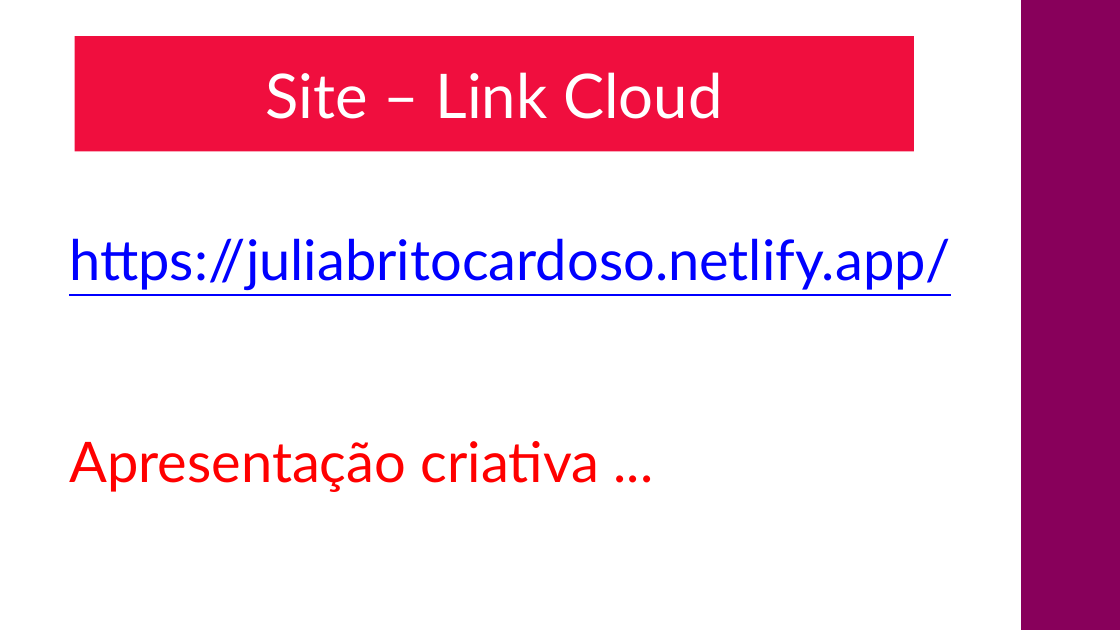
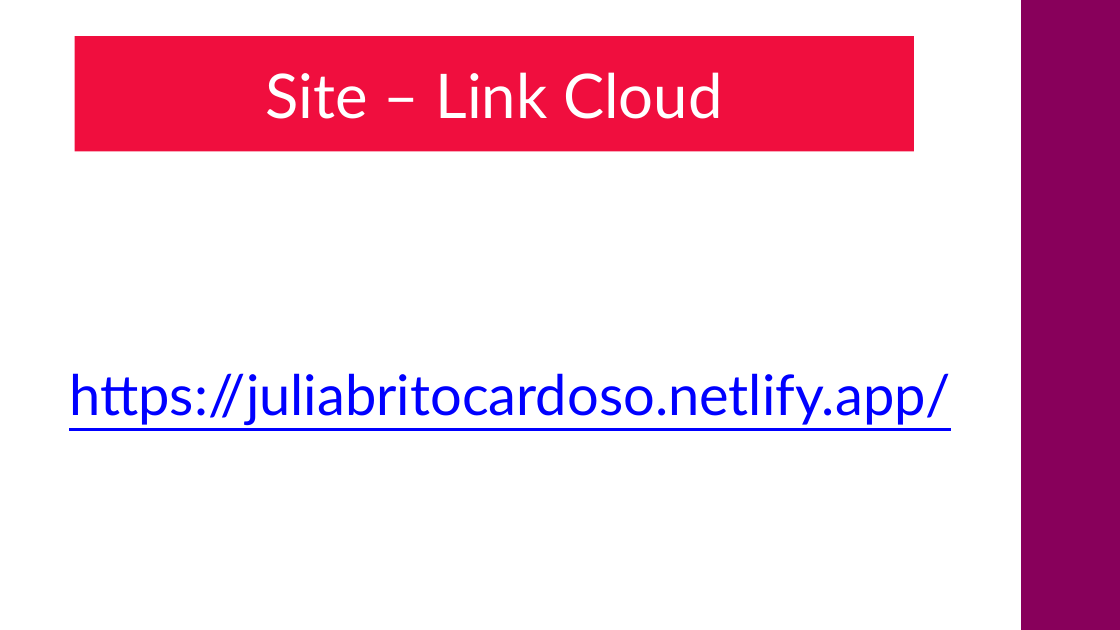
Before and after one commit to CloudEducationBrazil/nidyduqswyden, a slide deck: slide 7 of PPT Seminário NID Yduqs Wyden UniRuy 2023_2.pptx. Drawn at 1120x630 pixels with LibreOffice and Linux fonts; fonts in the diff are those of the drawing; background and template pictures are left out. Boxes give left, top, right and bottom in pixels: in the first picture for what was removed or moved away, otherwise in the second. Text is boxed around its words. In the diff, an @@ line names an element or a change of style, - is before the commit and + after.

```diff
--- a/PPT Seminário NID Yduqs Wyden UniRuy 2023_2.pptx
+++ b/PPT Seminário NID Yduqs Wyden UniRuy 2023_2.pptx
@@ text at (x1=69, y1=441, x2=600, y2=492): paragraph removed @@
-Apresentação criativa ...
```
Also in this commit, not shown: 5 other slides changed.
